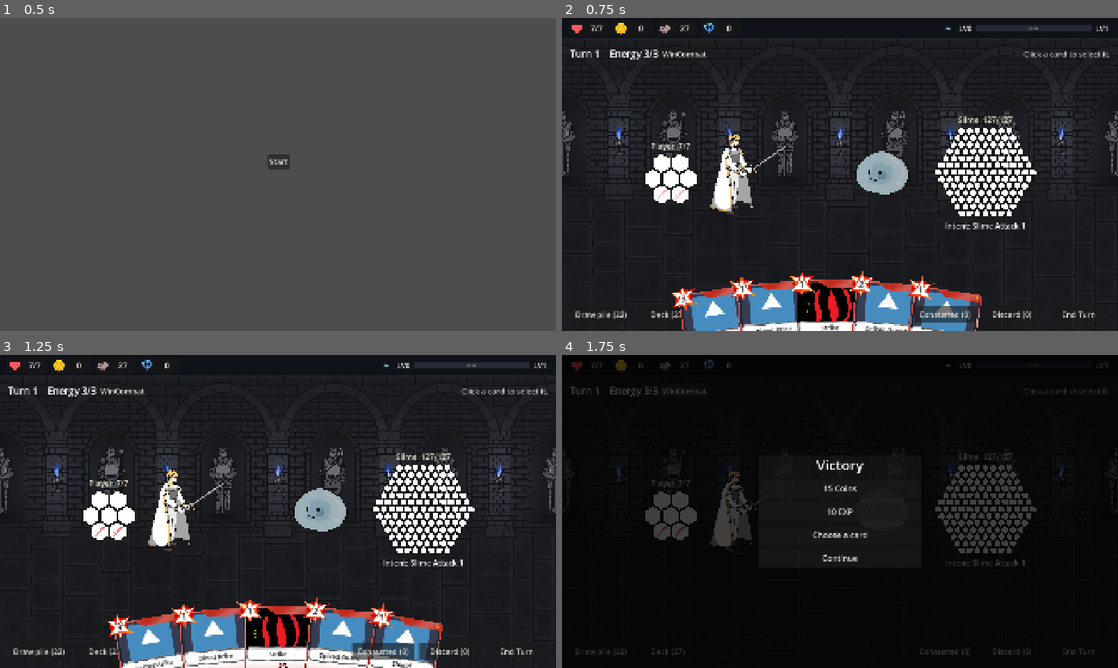
Above: before the commit, frames 1-4 (two rows, left to right).
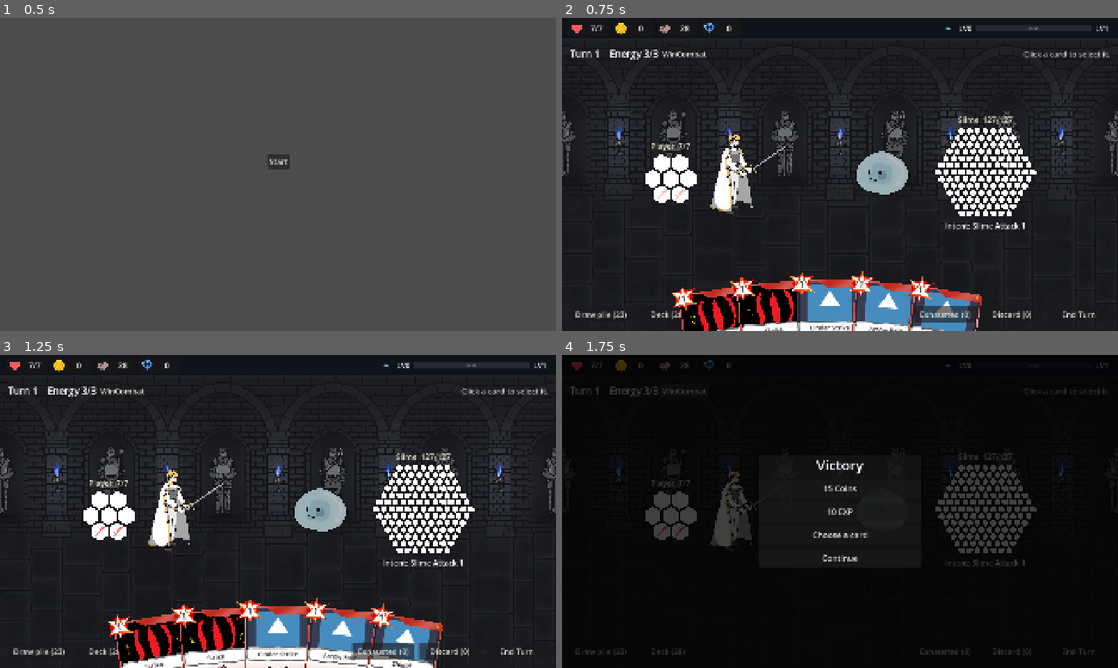
Above: after the commit, the same moments.

Repository: himaiayas/hex-sts
Game: Godot game, scene res://scenes/mainmenu.tscn
Two runs of this game, one before a commit and one after it. Both use one fixed random seed, a clock stepped at 60 frames per second and the inputs below. The engine's default icon, where the game draws it, is replaced by a stand-in: a white triangle on a blue panel in a dark square.
Inputs:
- Up to frame 1 (0.5 s): no input
- Up to frame 2 (0.75 s): click "Start" at 0.5 s
- Up to frame 3 (1.25 s): no input
- Up to frame 4 (1.75 s): click "WinCombat" at 1.25 s

Frame 1 is identical in both runs. In frame 2, 3.4% of the frame differs, in the area x 10-62%, y 2-100%; in frame 3, 3.9%, in the area x 10-65%, y 2-100%; in frame 4, less than 0.1%.

Commit message:
feat: add whole-line patterns

Diff:
--- a/scripts/actions/action_check.gd
+++ b/scripts/actions/action_check.gd
@@ -1,7 +1,7 @@
 extends SceneTree
 
 ## Headless check for hit reporting, random tile actions, Strength, the example cards, the exhaust, retain
-## and discard piles, Heal, Sacrifice, Retaliate and Pierce.
+## and discard piles, Heal, Sacrifice, Retaliate, Pierce and whole-line patterns.
 ## Exit code = number of failures.
 ## godot --headless --path . -s res://scripts/actions/action_check.gd
 
@@ -286,6 +286,14 @@
 	_check(not _combat.enemies[0].health[LINE[0]].has_effect(PlateTileEffect), "Pierce didn't remove the Plate")
 	_check(_alive(_combat.enemies[0]) == 1, "Lance didn't damage 2 tiles")
 
+	# Sunder pierces the whole line through the clicked cell, and rotating turns the line.
+	_reset(HEX)
+	_combat.enemies[0].health[Vector2i(1, 0)].hp = SHIELDED
+	await _play(Sunder.new(), [_combat.enemies[0]], [Vector2i.ZERO])
+	_check(_alive(_combat.enemies[0]) == 4, "Sunder didn't pierce the whole row")
+	await Sunder.new().grid_actions[0].execute(_combat, _combat.enemies[0], Vector2i.ZERO, 1)
+	_check(_alive(_combat.enemies[0]) == 2, "a rotated Sunder didn't hit the turned line")
+
 	_run.free()
 	print("action_check: %s" % ("OK" if _failures == 0 else "%d failure(s)" % _failures))
 	quit(_failures)
--- /dev/null
+++ b/scripts/actions/grid_actions/line_grid_action.gd
@@ -0,0 +1,24 @@
+class_name LineGridAction
+extends GridAction
+
+## Inflicts one tile on every cell of the straight line through the clicked cell, across the whole grid.
+## Rotating turns the line; three steps bring it back. tiles is only a short line for {render:N}.
+
+const REACH := 12  # cells each way from the clicked one, past the edge of any grid
+const SHOWN := 2  # cells drawn on the card each way from the middle
+
+
+func _init(_target: Enum.TargetType, _tile: BaseActionTile)->void:
+	var shown: Array[BaseActionTile] = []
+	for q in range(-SHOWN, SHOWN + 1):
+		shown.append(_tile.copy_at(Vector2i(q, 0)))
+	super(_target, shown)
+
+func rotated(steps: int)->Dictionary[Vector2i, BaseActionTile]:
+	var dir := Vector2i(1, 0)
+	for i in posmod(steps, 6):
+		dir = rotate_cw(dir)
+	var pattern: Dictionary[Vector2i, BaseActionTile] = {}
+	for k in range(-REACH, REACH + 1):
+		pattern[dir * k] = tiles[0]
+	return pattern
--- /dev/null
+++ b/scripts/cards/card_data/sunder.gd
@@ -0,0 +1,12 @@
+class_name Sunder
+extends BaseCard
+
+
+func _init() -> void:
+	card_name = "Sunder"
+	cost = 2
+	type = Enum.CardType.ATTACK
+	description = "{render:0}\n{keyword:Pierce} the whole row."
+	grid_actions = [
+		LineGridAction.new(Enum.TargetType.ENEMY, DamageTile.new(Vector2i.ZERO, true)),
+	]
--- a/scripts/cards/card_pool.gd
+++ b/scripts/cards/card_pool.gd
@@ -18,6 +18,7 @@
 	BloodPrice,
 	SpikedGuard,
 	Lance,
+	Sunder,
 ]
 
 static func random_cards(count: int) -> Array[BaseCard]:
--- a/scripts/game/run_state.gd
+++ b/scripts/game/run_state.gd
@@ -80,6 +80,7 @@
 	deck.append(BloodPrice.new())
 	deck.append(SpikedGuard.new())
 	deck.append(Lance.new())
+	deck.append(Sunder.new())
 	map = MapState.new()
 	map.start()
 	current_room = null
Not shown, added: scripts/actions/grid_actions/line_grid_action.gd.uid
Not shown, added: scripts/cards/card_data/sunder.gd.uid
